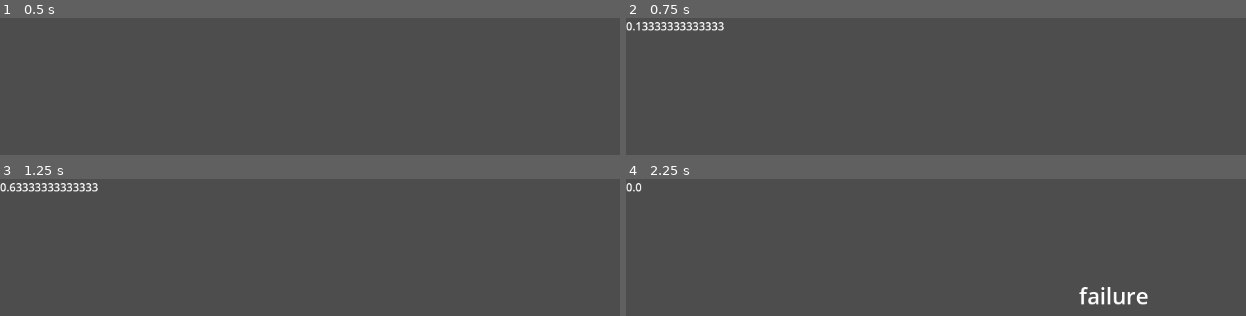
Above: before the commit, frames 1-4 (two rows, left to right).
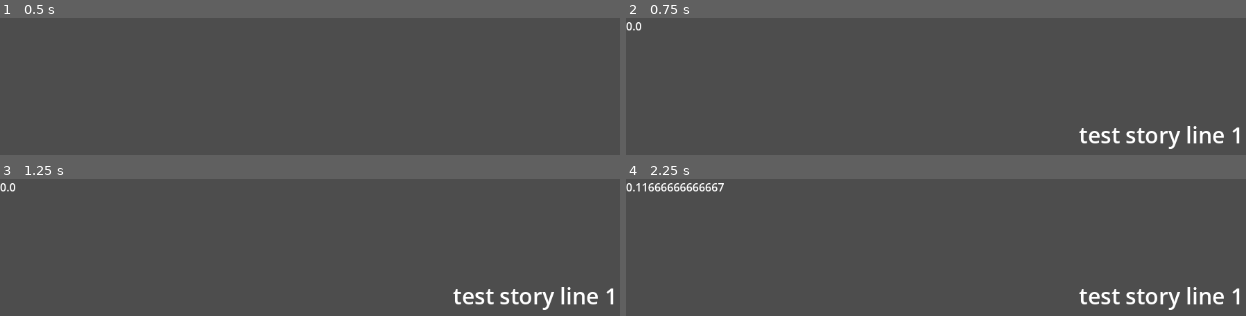
Above: after the commit, the same moments.

Repository: paulmac7/studio-jam-2025
Game: Godot game, scene res://main.tscn
Two runs of this game, one before a commit and one after it. Both use one fixed random seed, a clock stepped at 60 frames per second and the inputs below.
Inputs:
- Up to frame 1 (0.5 s): no input
- Up to frame 2 (0.75 s): tap Enter at 0.5 s; tap Space (main) at 0.6 s
- Up to frame 3 (1.25 s): no input
- Up to frame 4 (2.25 s): tap Space (main) at 1.25, 1.35, 2.1 s; tap Enter at 2 s

Frame 1 is identical in both runs. In frame 2, 1.9% of the frame differs, in the area x 1-100%, y 2-96%; in frame 3, 1.9%; in frame 4, 1.9%.

Commit message:
removed proportional tolerance in favor of fixed amt

Diff:
--- a/data/storyline.tres
+++ b/data/storyline.tres
@@ -4,6 +4,6 @@
 
 [resource]
 script = ExtResource("1_mrrye")
-beats = Array[String](["hqq", "eedh", "deh", "qqqq", "eqeqq", "eeqeeq", "eeeeeeee", "dqd"])
+beats = Array[String](["x", "hqq", "eedh", "deh", "qqqq", "eqeqq", "eeqeeq", "eeeeeeee", "dqd"])
 story_lines = Array[String](["test story line 1", "wow let me eat food", "free proceed"])
 metadata/_custom_type_script = "uid://4qkkey1tseul"
--- a/main.gd
+++ b/main.gd
@@ -7,7 +7,7 @@
 @onready var sound = $MainSound
 
 var time_since_last_release: float = 0.0
-const TIME_TOLERANCE: float = 0.30 # % tolerance of deviation from gap
+const TIME_TOLERANCE: float = 0.20 # seconds +/- player can be off
 var recording: bool = false
 
 # player_actions stores gaps between space presses in seconds
@@ -23,7 +23,7 @@
 		var cur_gap = actions[i]
 		var map_gap = map[i]
 
-		if not is_equal_approx(map_gap, -1) and abs(cur_gap - map_gap) / map_gap > tol:
+		if not is_equal_approx(map_gap, -1) and abs(cur_gap - map_gap) > tol:
 			return false
 
 	return true
